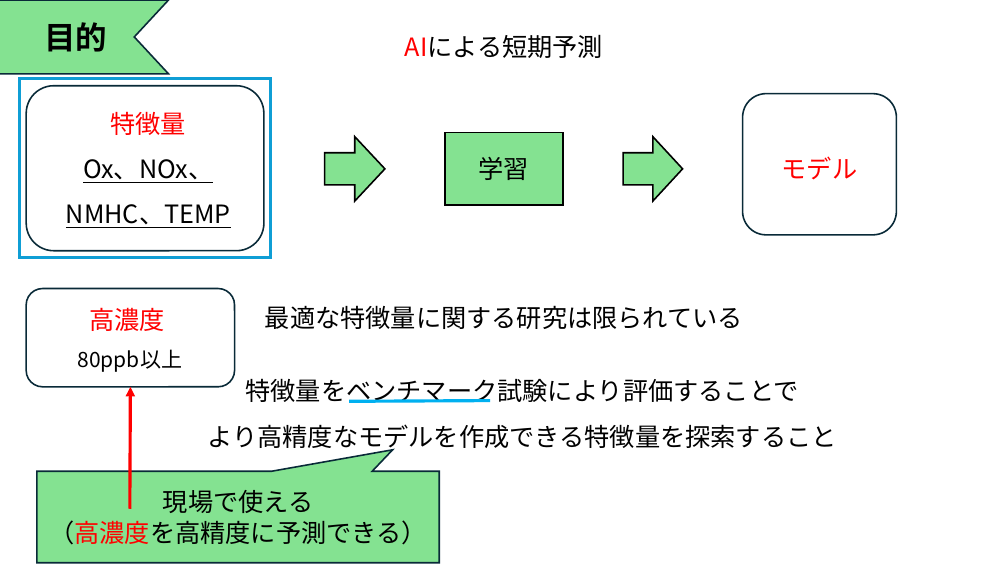
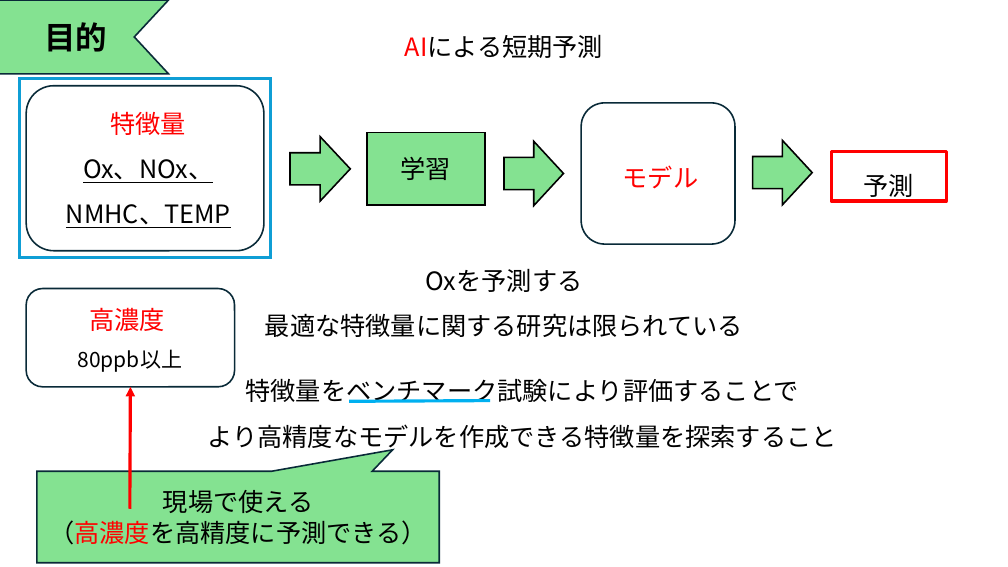
Before and after one commit to Tatsuki0623/lab, a slide deck: slide 3 of out_data/21T7-008.pptx. Drawn at 1008x567 pixels with LibreOffice and Linux fonts; fonts in the diff are those of the drawing. Boxes give left, top, right and bottom in pixels: in the first picture for what was removed or moved away, otherwise in the second. Text is boxed around its words. In the diff, an @@ line names an element or a change of style, - is before the commit and + after.

```diff
--- a/out_data/21T7-008.pptx
+++ b/out_data/21T7-008.pptx
@@ rounded rectangle: place and size @@
-rounded rectangle at [743, 94, 896, 235]
+rounded rectangle at [582, 103, 735, 244]
@@ right arrow: place and size @@
-right arrow at [324, 137, 385, 201]
+right arrow at [290, 137, 351, 201]
@@ rectangle "学習": place and size @@
-rectangle "学習" at [445, 132, 563, 205]
+rectangle "学習" at [367, 132, 485, 205]
@@ right arrow: place and size @@
-right arrow at [623, 137, 683, 201]
+right arrow at [504, 141, 564, 206]
@@ text "モデル": place and size @@
-text "モデル" at [782, 156, 858, 180]
+text "モデル" at [623, 165, 699, 189]
@@ right arrow added at [753, 141, 813, 205], fill #84E291, outline #000000 1.5 pt @@
@@ rectangle added at [831, 151, 947, 201], outline #FF0000 3 pt, 24 pt, text #000000 @@
+予測
@@ text "Oxを予測する": place and size @@
-text "Oxを予測する" at [265, 305, 743, 329]
+text "Oxを予測する" at [265, 268, 743, 337]
@@ text at [426, 268, 583, 292]: paragraph added @@
+Oxを予測する
```
Also in this commit, not shown: 9 other slides changed, 2 slides added, 7 slides removed.
